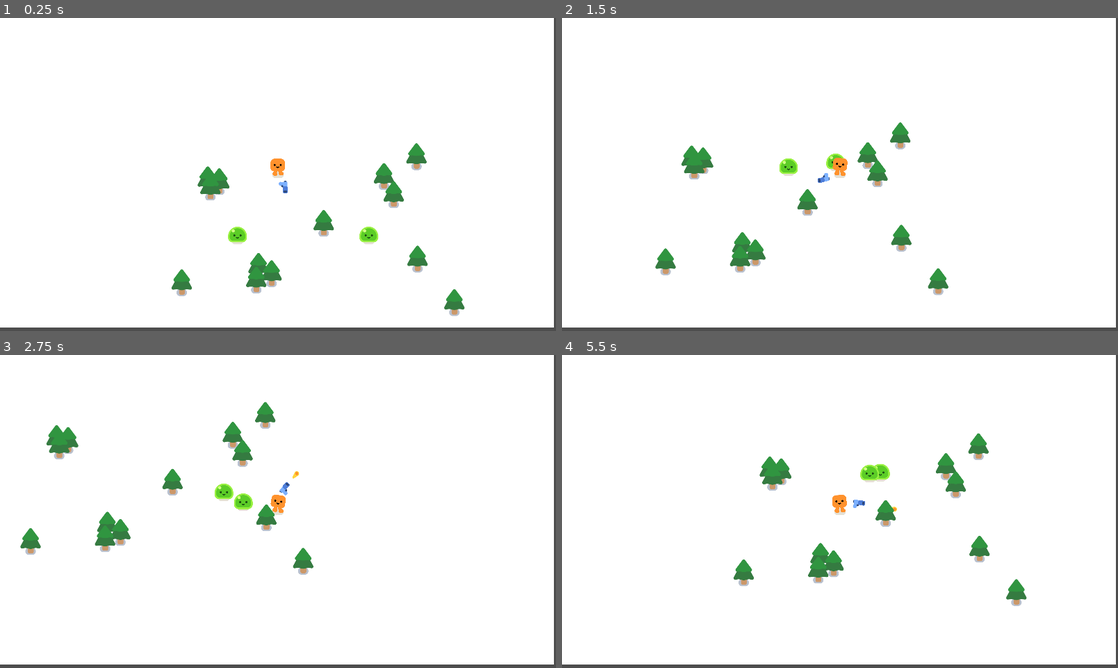
Above: before the commit, frames 1-4 (two rows, left to right).
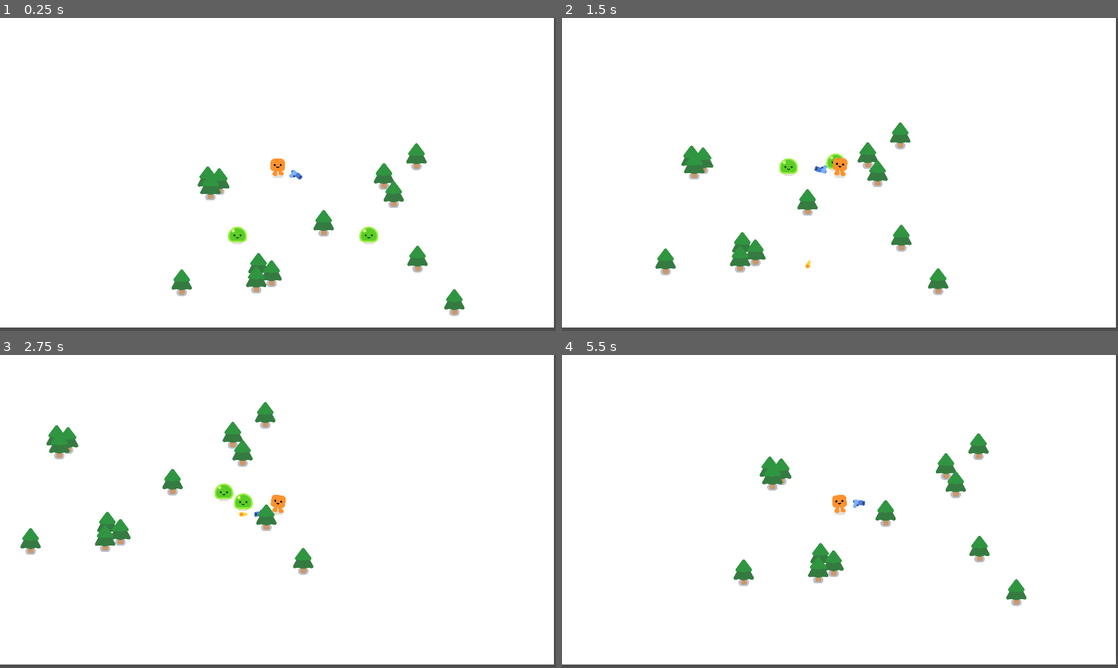
Above: after the commit, the same moments.

Repository: Arfitale/Vampire-2D-Shooter
Game: Godot game, scene res://game.tscn
Same seed, same stepped clock (60 frames per second), same inputs: the game is played once before the commit and once after it.
Inputs (mouse positions are in pixels of both pictures, inside the frame that each line leads up to):
- Up to frame 1 (0.25 s): no input
- Up to frame 2 (1.5 s): move the mouse to (962, 158) at 0.52 s; press the mouse at (962, 158) at 0.53 s; hold D (move_right) 0.53-1.28 s; move the mouse to (728, 190) at 1.27 s; release the mouse at (728, 190) at 1.28 s; hold S (move_down) from 1.28 s (still down); click (728, 190) at 1.35 s
- Up to frame 3 (2.75 s): move the mouse to (333, 442) at 2.02 s; release S (move_down) at 2.03 s; press the mouse at (333, 442) at 2.03 s; hold D (move_right) from 2.03 s (still down)
- Up to frame 4 (5.5 s): move the mouse to (812, 574) at 2.77 s; release D (move_right) at 2.78 s; release the mouse at (812, 574) at 2.78 s; hold W (move_up) 2.78-3.53 s; click (812, 574) at 2.85 s; move the mouse to (1006, 558) at 3.52 s; press the mouse at (1006, 558) at 3.53 s; hold A (move_left) 3.53-5.03 s; move the mouse to (673, 464) at 4.27 s; release the mouse at (673, 464) at 4.28 s; click (673, 464) at 4.35 s; move the mouse to (867, 511) at 5.02 s; press the mouse at (867, 511) at 5.03 s; hold S (move_down) from 5.03 s (still down)

The runs differ from the first frame. In frame 1, less than 0.1% of the frame differs, in the area x 50-55%, y 48-56%; in frame 2, 0.1%; in frame 3, less than 0.1%; in frame 4, 0.3%, in the area x 53-61%, y 34-50%.

Commit message:
add auto aim for gun

Diff:
--- a/characters/mobs.gd
+++ b/characters/mobs.gd
@@ -1,7 +1,6 @@
 extends CharacterBody2D
 
 var player: Node2D
-
 @export var movement_speed := 400.0
 @export var health := 5
 
--- a/characters/mobs.tscn
+++ b/characters/mobs.tscn
@@ -7,7 +7,7 @@
 radius = 28.442924
 
 [sub_resource type="CircleShape2D" id="CircleShape2D_bps13"]
-radius = 823.0298
+radius = 987.18286
 
 [node name="Mobs" type="CharacterBody2D" groups=["Mobs"]]
 collision_layer = 4
--- a/characters/player.gd
+++ b/characters/player.gd
@@ -3,8 +3,6 @@
 @export var movement_speed := 600.0
 @onready var sprite := $HappyBoo
 @onready var gun := $Gun
-
-var shoot
 
 func _process(delta: float) -> void:
 	if Input.is_action_pressed("shoot") and gun.fire_cooldown <= 0.0:
--- a/characters/player.tscn
+++ b/characters/player.tscn
@@ -21,3 +21,7 @@
 
 [node name="Gun" parent="." instance=ExtResource("3_tory2")]
 position = Vector2(1.15484e-07, -30.999998)
+auto_aim = true
+
+[connection signal="body_entered" from="Gun" to="Gun" method="_on_body_entered"]
+[connection signal="body_exited" from="Gun" to="Gun" method="_on_body_exited"]
--- a/pistol/gun.gd
+++ b/pistol/gun.gd
@@ -3,11 +3,22 @@
 @export var bullet_scene: PackedScene
 @onready var bullet_spawner: Marker2D = $WeaponPivot/Pistol/BulletSpawn
 @export var fire_interval := 0.3
+@export var auto_aim := false
 var fire_cooldown := 0.0
+var enemies_in_range : Array[Node2D] = []
 
 func _process(delta: float) -> void:
 	fire_cooldown -= delta
-	look_at(get_global_mouse_position())
+	if auto_aim:
+		if enemies_in_range.size() > 0:
+			var target_enemy = enemies_in_range.front()
+			if not target_enemy: return
+			look_at(target_enemy.global_position)
+		else:
+			print(false)
+			look_at(get_global_mouse_position())
+	else:
+		look_at(get_global_mouse_position())
 
 func shoot():
 	if not bullet_scene: return
@@ -20,3 +31,11 @@
 	bullet.global_position = bullet_spawner.global_position
 	bullet.rotation = rotation
 	bullet.set_direction(global_transform.x.normalized())
+
+func _on_body_entered(body: Node2D) -> void:
+	if body.is_in_group("Mobs"):
+		enemies_in_range.push_back(body)
+
+func _on_body_exited(body: Node2D) -> void:
+	if body.is_in_group("Mobs"):
+		enemies_in_range.pop_front()
--- a/pistol/gun.tscn
+++ b/pistol/gun.tscn
@@ -5,7 +5,7 @@
 [ext_resource type="PackedScene" uid="uid://bmo0auqbfad2o" path="res://pistol/bullet.tscn" id="2_donny"]
 
 [sub_resource type="CircleShape2D" id="CircleShape2D_b7uwb"]
-radius = 422.45236
+radius = 1061.2714
 
 [node name="Gun" type="Area2D"]
 collision_layer = 16
